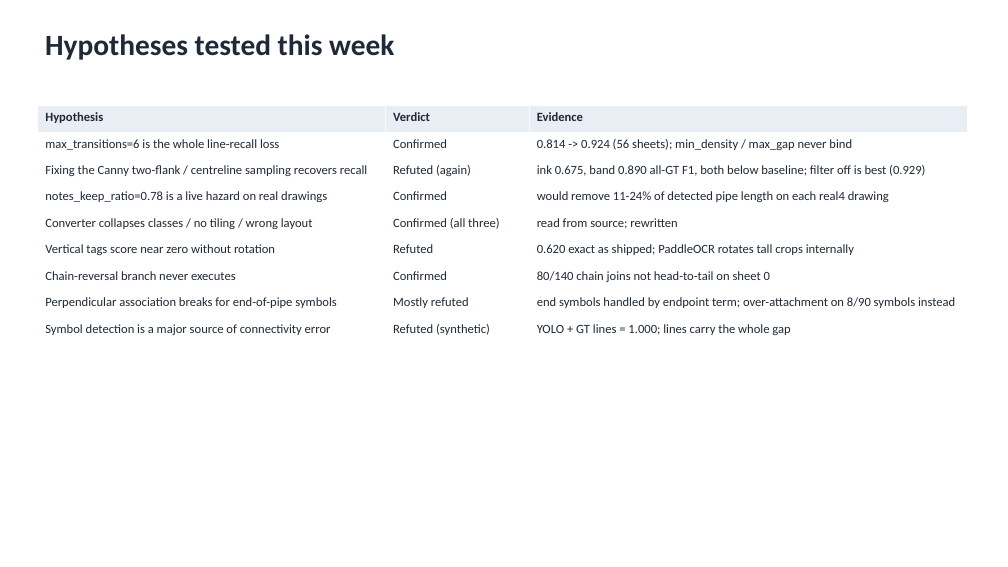
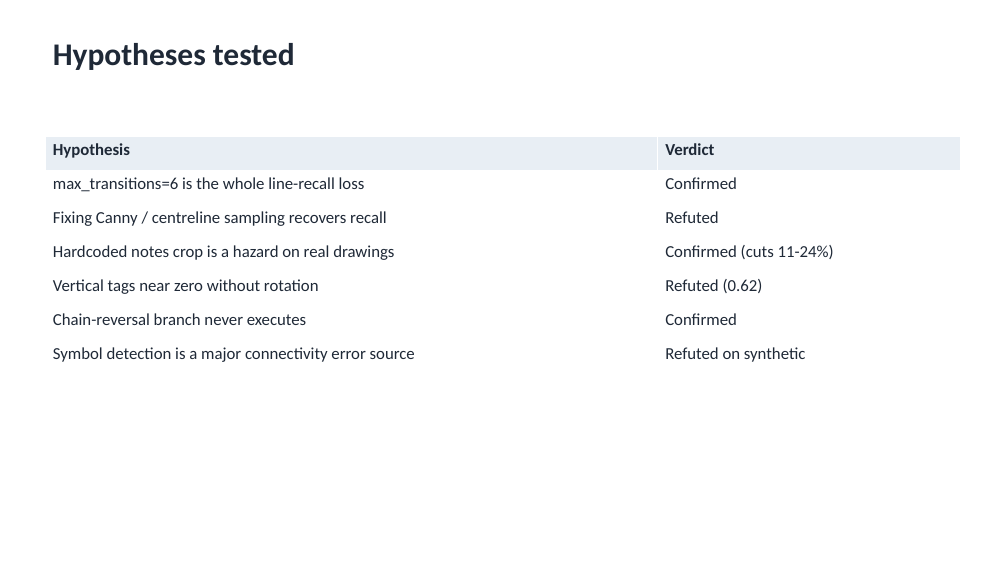
Before and after one commit to WeiKangda/PnIDAgent, a slide deck: slide 13 of weekly_update/2026-09-21_pipeline_accuracy_update.pptx. Drawn at 1008x567 pixels with LibreOffice and Linux fonts; fonts in the diff are those of the drawing. Boxes give left, top, right and bottom in pixels: in the first picture for what was removed or moved away, otherwise in the second. Text is boxed around its words. In the diff, an @@ line names an element or a change of style, - is before the commit and + after.

```diff
--- a/weekly_update/2026-09-21_pipeline_accuracy_update.pptx
+++ b/weekly_update/2026-09-21_pipeline_accuracy_update.pptx
@@ text at (53, 43, 295, 70): text changed; size 28 to 30 pt @@
-Hypotheses tested this week
+Hypotheses tested
@@ table at (45, 136, 960, 374) @@
-Hypothesis | Verdict | Evidence
-max_transitions=6 is the whole line-recall loss | Confirmed | 0.814 -> 0.924 (56 sheets); min_density / max_gap never bind
-Fixing the Canny two-flank / centreline sampling recovers recall | Refuted (again) | ink 0.675, band 0.890 all-GT F1, both below baseline; filter off is best (0.929)
-notes_keep_ratio=0.78 is a live hazard on real drawings | Confirmed | would remove 11-24% of detected pipe length on each real4 drawing
-Converter collapses classes / no tiling / wrong layout | Confirmed (all three) | read from source; rewritten
-Vertical tags score near zero without rotation | Refuted | 0.620 exact as shipped; PaddleOCR rotates tall crops internally
-Chain-reversal branch never executes | Confirmed | 80/140 chain joins not head-to-tail on sheet 0
-Perpendicular association breaks for end-of-pipe symbols | Mostly refuted | end symbols handled by endpoint term; over-attachment on 8/90 symbols instead
-Symbol detection is a major source of connectivity error | Refuted (synthetic) | YOLO + GT lines = 1.000; lines carry the whole gap
+Hypothesis | Verdict
+max_transitions=6 is the whole line-recall loss | Confirmed
+Fixing Canny / centreline sampling recovers recall | Refuted
+Hardcoded notes crop is a hazard on real drawings | Confirmed (cuts 11-24%)
+Vertical tags near zero without rotation | Refuted (0.62)
+Chain-reversal branch never executes | Confirmed
+Symbol detection is a major connectivity error source | Refuted on synthetic
@@ table: place and size @@
-table at (38, 106, 968, 344)
+table at (45, 136, 960, 374)
```
Also in this commit, not shown: 12 other slides changed, 1 slide added, 1 slide removed, 1 other file.
